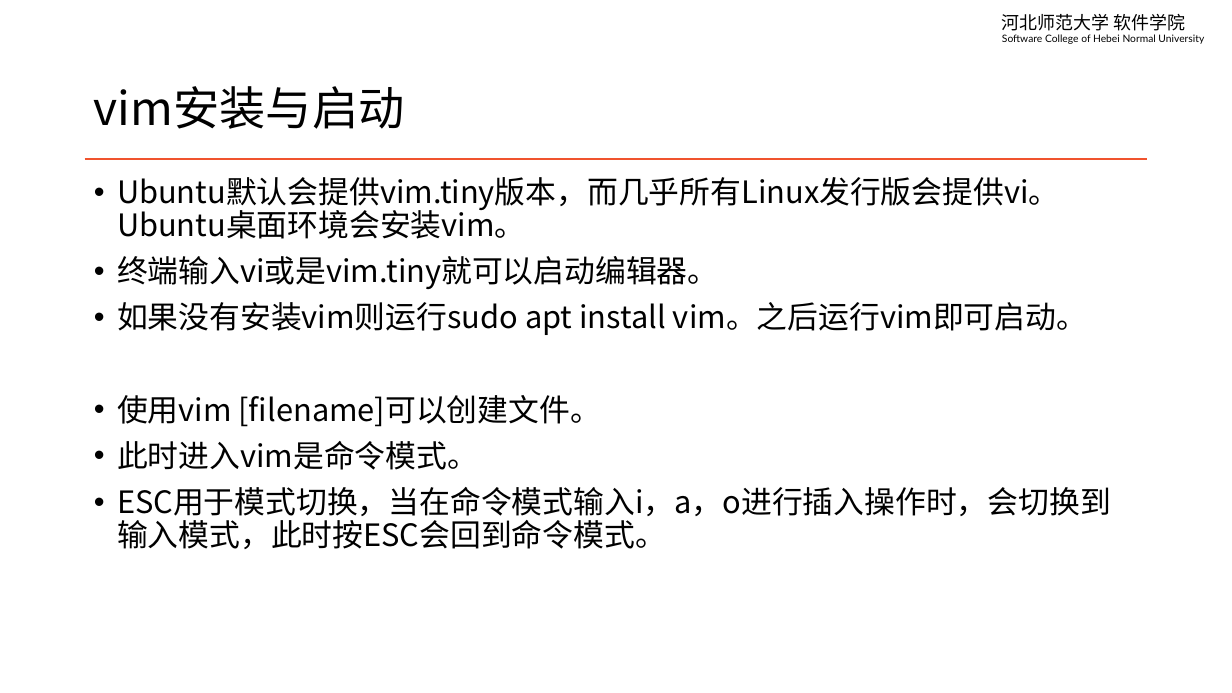
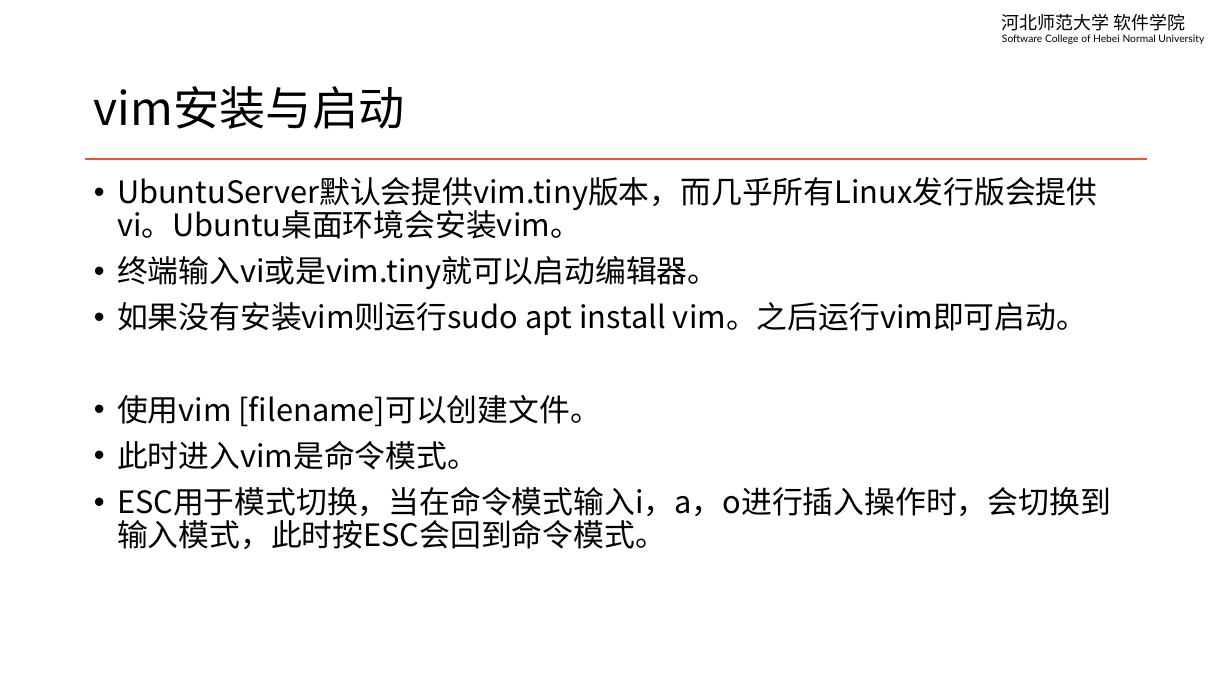
Before and after one commit to edu2act/course-linux-system, a slide deck: slide 5 of materials/slides/ch07-edit-file.pptx. Drawn at 1232x693 pixels with LibreOffice and Linux fonts; fonts in the diff are those of the drawing. Boxes give left, top, right and bottom in pixels: in the first picture for what was removed or moved away, otherwise in the second. Text is boxed around its words. In the diff, an @@ line names an element or a change of style, - is before the commit and + after.

```diff
--- a/materials/slides/ch07-edit-file.pptx
+++ b/materials/slides/ch07-edit-file.pptx
@@ text at (x1=117, y1=177, x2=1097, y2=239): text changed @@
-• Ubuntu默认会提供vim.tiny版本，而几乎所有Linux发行版会提供vi。Ubuntu桌面环境会安装vim。
+• UbuntuServer默认会提供vim.tiny版本，而几乎所有Linux发行版会提供vi。Ubuntu桌面环境会安装vim。
```
Also in this commit, not shown: 2 other slides changed, 2 other files.
